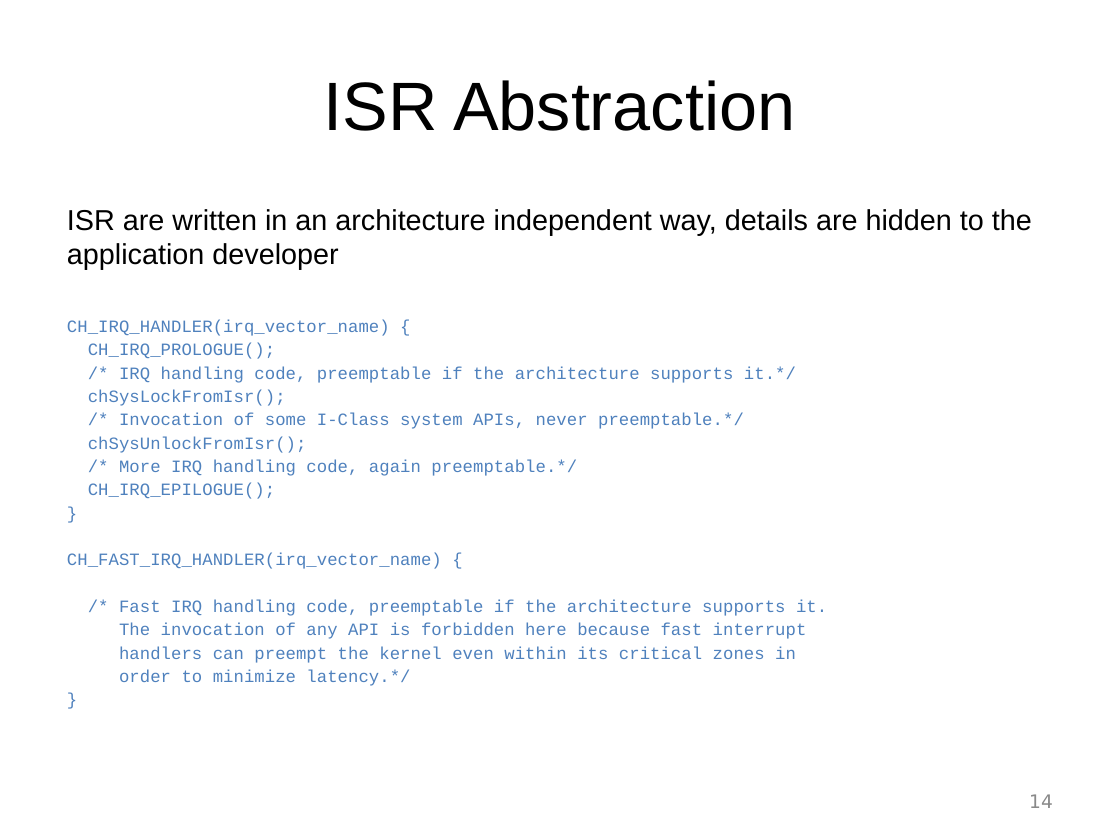
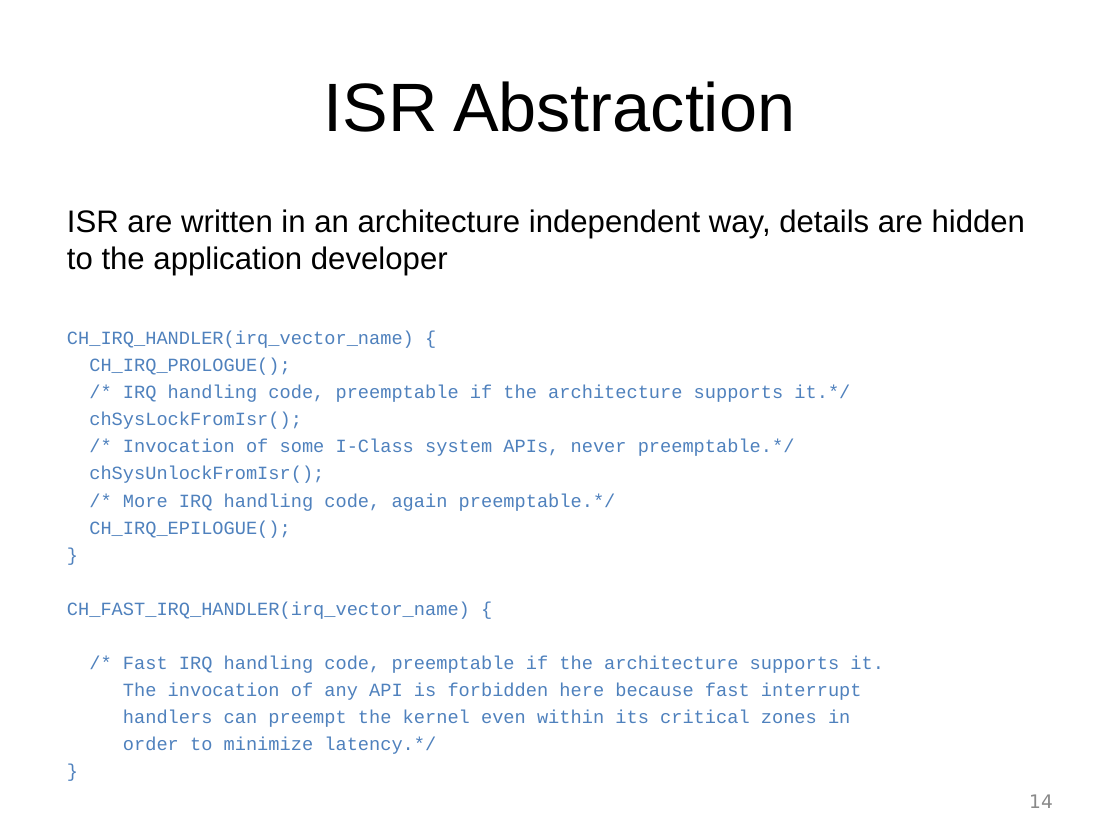
Before and after one commit to mabl/ChibiOS, a slide deck: slide 14 of slides_better_embedded_2012/ChibiOS-RT 2 Architecture.ppt. Drawn at 1120x840 pixels with LibreOffice and Linux fonts; fonts in the diff are those of the drawing; background and template pictures are left out. Boxes give left, top, right and bottom in pixels: in the first picture for what was removed or moved away, otherwise in the second. Text is boxed around its words. In the diff, an @@ line names an element or a change of style, - is before the commit and + after.

```diff
--- a/slides_better_embedded_2012/ChibiOS-RT 2 Architecture.ppt
+++ b/slides_better_embedded_2012/ChibiOS-RT 2 Architecture.ppt
@@ text "ISR are written in an ..." at <box>67,209,1025,754</box>: size 18.5 to 20 pt in "ISR are written in an architecture independent ..."; size 11.1 to 12 pt in "CH_IRQ_HANDLER(irq_vector_name) {", "CH_IRQ_PROLOGUE();", "/* IRQ handling code, preemptable if the ...", "chSysLockFromIsr();" and 11 more places; line spacing 0.9 to 1 @@
```
Also in this commit, not shown: 22 other slides changed, 1 other file.
